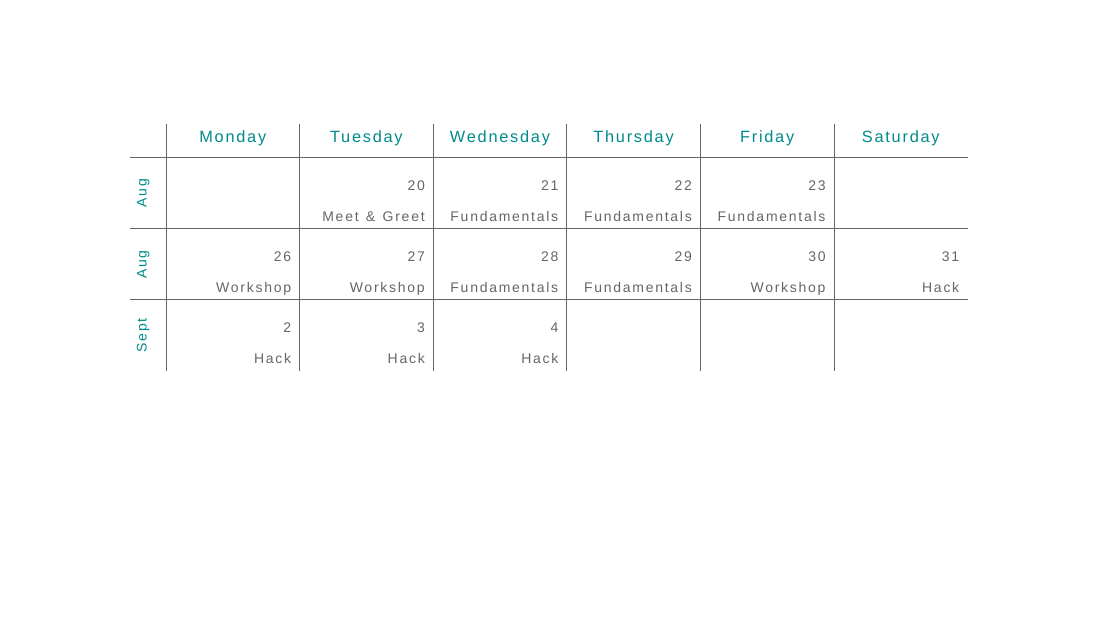
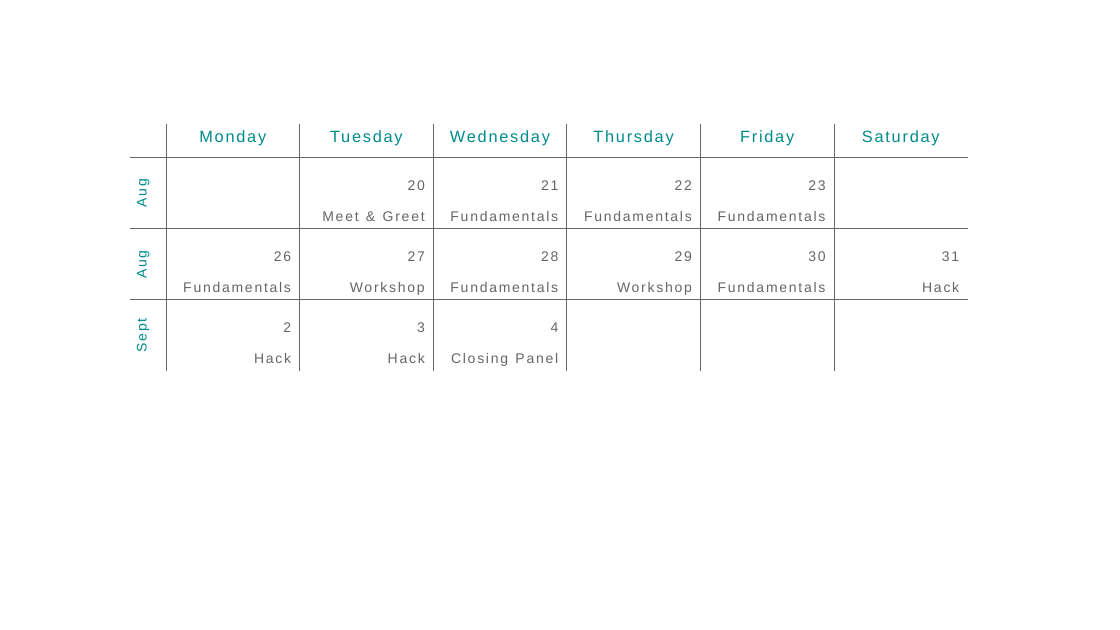
Before and after one commit to DaphniL/Summerschool_2019_website, a slide deck: slide 1 of images/Schedule.pptx. Drawn at 1120x630 pixels with LibreOffice and Linux fonts; fonts in the diff are those of the drawing. Boxes give left, top, right and bottom in pixels: in the first picture for what was removed or moved away, otherwise in the second. Text is boxed around its words. In the diff, an @@ line names an element or a change of style, - is before the commit and + after.

```diff
--- a/images/Schedule.pptx
+++ b/images/Schedule.pptx
@@ table at (129,124,967,370) @@
-row 3: Aug | 26 / Workshop | 27 / Workshop | 28 / Fundamentals | 29 / Fundamentals | 30 / Workshop | 31 / Hack
+row 3: Aug | 26 / Fundamentals | 27 / Workshop | 28 / Fundamentals | 29 / Workshop | 30 / Fundamentals | 31 / Hack
-row 4, column 4: 4 / Hack
+row 4, column 4: 4 / Closing Panel
```
Also in this commit, not shown: 1 other file.
